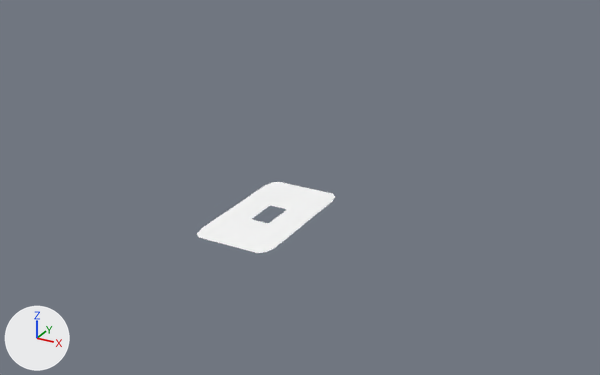
One commit to the FBX model Flockpit/Assets/Models/conveyorbelt_belt.fbx: the scene before it, then after it.
One viewpoint serves both versions: a 50 mm lens placed at (-61.4, -81.3, 29.2), pointed at (-90.3, -28.8, 3.0). Arrows for +X, +Y and +Z are at lower left; the lights stay in place.

The first picture shows 'pasted__pasted__pasted__pasted__pasted__pasted__glass_wall'.
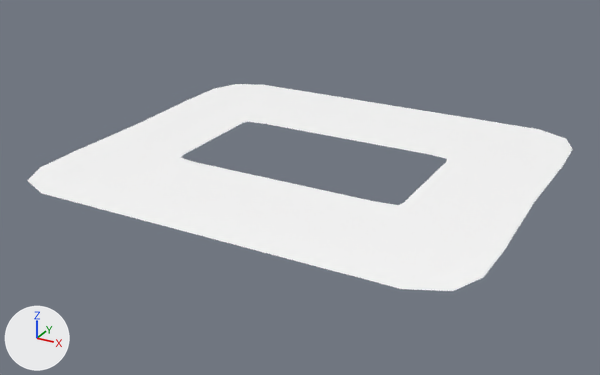
Commit message: conveyor belt rescaled

What differs and where, as boxes [x1, y1, x2, y2] in the pictures (600 x 375 px; the box of a moved part takes in the faces that stretch with it):
'pasted__pasted__pasted__pasted__pasted__pasted__glass_wall', reshaped, moved, rescaled (294% wider, 189% taller)
    before: [197, 182, 335, 253]
    after: [27, 84, 573, 291]
part 1 of me_mesh, moved or reshaped
    before: [212, 186, 326, 226]
    after: [61, 91, 539, 272]

Patch to the scene script:
```diff
--- a/Flockpit/Assets/Models/conveyorbelt_belt.fbx.py
+++ b/Flockpit/Assets/Models/conveyorbelt_belt.fbx.py
@@ me_mesh @@
 me_mesh.from_pydata(...)  # 228 vertices, 192 faces; spans x -20519.0..20744.0, y -79.0, z -20753.0..20787.0
 # used by ob_pasted__pasted__pasted__pasted__pasted__pasted__glass_wall; parent = ob_pasted__pasted__pasted__pasted__pasted__group11; location = (7160.0, -3477.0, -40764.0); scale = (0.127, 0.481, 0.127)
+# me_mesh part 1: 138 of 228 vertices moved; they spanned x -10333.0..10558.0, y -79.0, z -10624.0..10658.0 and now span x -10333.0..10558.0, y -79.0, z -16646.0..16680.0; mean shift (0.0, 0.0, 0.0); largest move (113.0, -79.0, 7275.0) -> (113.0, -79.0, 16179.0)
 me_mesh.materials.append(mat_ground15_lambert3)
@@ ob_pasted__pasted__pasted__pasted__pasted__pasted__glass_wall @@
 ob_pasted__pasted__pasted__pasted__pasted__pasted__glass_wall.parent = ob_pasted__pasted__pasted__pasted__pasted__group11
-ob_pasted__pasted__pasted__pasted__pasted__pasted__glass_wall.location = (7160.0, -3477.0, -40764.0)
-ob_pasted__pasted__pasted__pasted__pasted__pasted__glass_wall.scale = (0.127, 0.481, 0.127)
+ob_pasted__pasted__pasted__pasted__pasted__pasted__glass_wall.location = (10957.0, -2847.0, -41351.0)
+ob_pasted__pasted__pasted__pasted__pasted__pasted__glass_wall.scale = (0.359, 0.662, 0.751)
```
